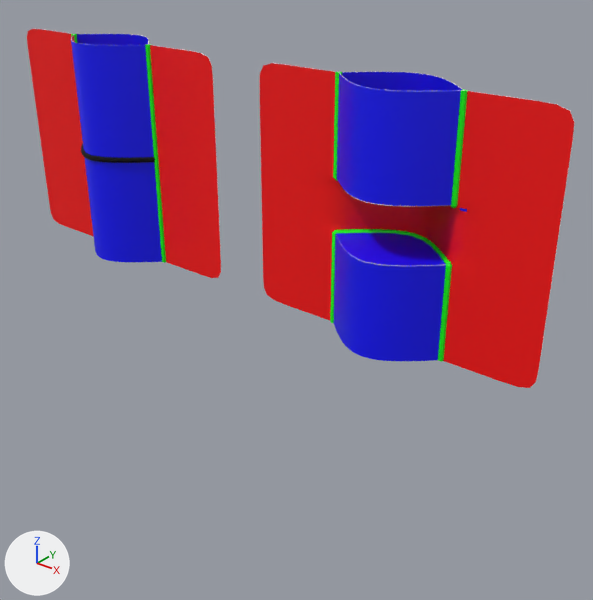
A saved change to the glTF model pics/glbs/2compression.glb.
Before and after are seen from a 50 mm lens placed at (9.17, -9.73, 4.19), pointed at (0.59, 0.99, -2.46). The lights are fixed; the arrows at lower left show +X, +Y and +Z. The picture after the commit comes second. Where no turn or scale is listed for an object, it has been applied to the vertices.

The scene before the commit, as lines of its bpy script (objects in view):
```python
me_plane = bpy.data.meshes.new('Plane')
me_plane.from_pydata(...)  # 2970 vertices, 5940 faces; spans x -2.5..2.5, y -0.65..0.65, z -2.0..2.0
# faces by material slot: [2816, 2816, 308]
me_plane.materials.append(mat_material_002)  # red #ff0000
me_plane.materials.append(mat_material_001)  # blue #0000ff
me_plane.materials.append(mat_material_003)  # white #e7e7e7
me_plane_002 = bpy.data.meshes.new('Plane.002')
me_plane_002.from_pydata(...)  # 3006 vertices, 6008 faces; spans x -2.5..2.5, y -0.66..0.67, z -2.0..2.0
# faces by material slot: [2628, 2624, 756]
me_plane_002.materials.append(mat_material_010)  # red #ff0000
me_plane_002.materials.append(mat_material_011)  # blue #0000ff
me_plane_002.materials.append(mat_material_012)  # white #e7e7e7
me_singular_locus_001 = bpy.data.meshes.new('singular_locus.001')
me_singular_locus_001.from_pydata(...)  # 336 vertices, 664 faces; spans x -1.05..1.05, y -0.05..0.72, z -2.0..2.0
me_singular_locus_001.materials.append(mat_material_009)  # green #00ff00
ob_plane = bpy.data.objects.new('Plane', me_plane)
ob_plane.location = (-2.85, 0.0, 0.0)
ob_plane_001 = bpy.data.objects.new('Plane.001', me_plane_002)
ob_plane_001.location = (3.15, 0.0, 0.0)
ob_singular_locus_001 = bpy.data.objects.new('singular_locus.001', me_singular_locus_001)
ob_singular_locus_001.location = (3.15, 0.0, 0.0)
# also in view: 'singular_locus' at (-2.85, 0.0, 0.0)
```
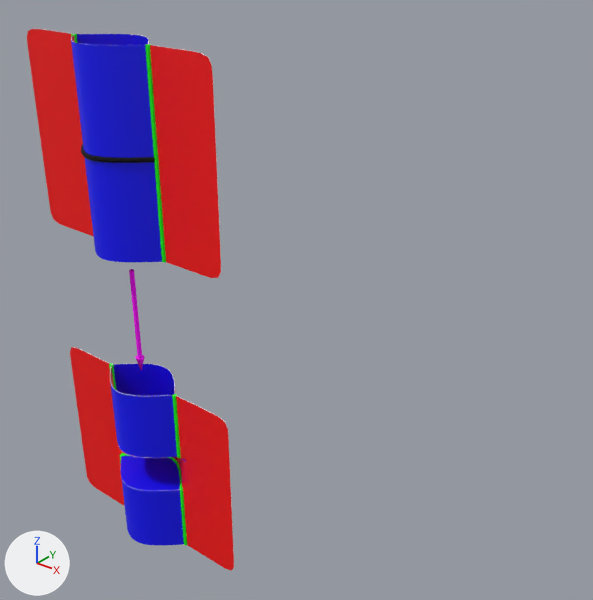
The newer file is also turned or shifted as a whole; pictures and numbers use the older file's frame.

Diff of the bpy script that builds the scene:
```diff
--- a/pics/glbs/2compression.glb.py
+++ b/pics/glbs/2compression.glb.py
@@ mat_material_004 @@
+mat_material_004 = principled_material('Material.004')
+mat_material_004.base_color = (1.0, 0.0, 1.0)  # pink #ff00ff
+mat_material_004.roughness = 1.0
@@ me_nurbspath @@
+me_nurbspath.from_pydata(...)  # 113 vertices, 222 faces; spans x -0.1..0.1, y -0.1..0.1, z -1.34..1.0
+me_nurbspath.materials.append(mat_material_004)  # pink #ff00ff
@@ ob_singular_locus_001 @@
 ob_singular_locus_001 = bpy.data.objects.new('singular_locus.001', me_singular_locus_001)
-ob_singular_locus_001.location = (3.15, 0.0, 0.0)
+ob_singular_locus_001.location = (-2.85, 0.0, -7.0)
@@ ob_plane_001 @@
 ob_plane_001 = bpy.data.objects.new('Plane.001', me_plane_002)
-ob_plane_001.location = (3.15, 0.0, 0.0)
+ob_plane_001.location = (-2.85, 0.0, -7.0)
@@ ob_nurbspath @@
+ob_nurbspath = bpy.data.objects.new('NurbsPath', me_nurbspath)
+ob_nurbspath.location = (-2.85, 0.0, -3.45)
```

Pixel boxes [x1, y1, x2, y2] of what changed, in the pictures (593 x 600 px):
'Plane.001', moved
    before: [260, 63, 575, 388]
    after: [70, 347, 234, 571]
'singular_locus.001', moved
    before: [330, 72, 468, 362]
    after: [109, 363, 187, 546]
'NurbsPath', added (pink)
    after: [129, 269, 145, 370]
